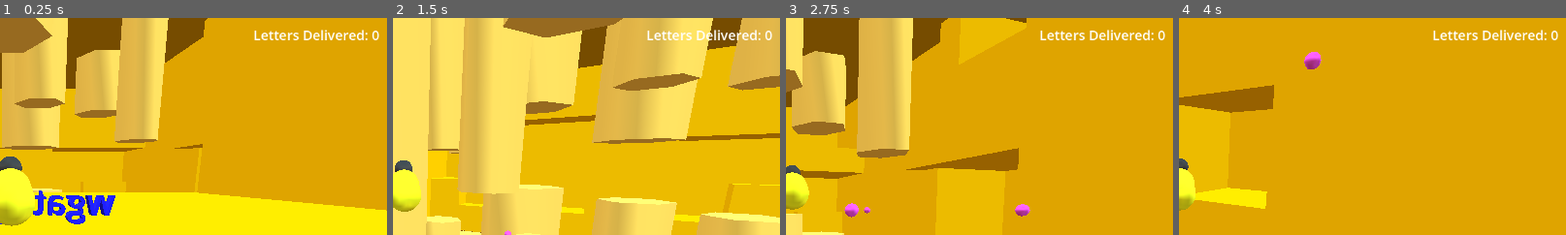
Above: before the commit, frames 1-4 (left to right).
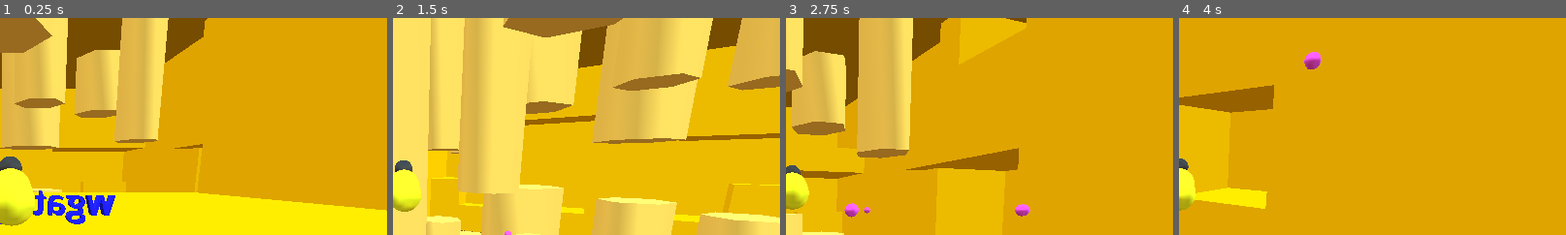
Above: after the commit, the same moments.

Repository: GunterJr/game-jam-feb
Game: Godot game, scene res://scenes/areas/main-zone.tscn
The game is run twice, just before and just after one commit, with the same random seed, the same clock (stepped at 60 frames per second) and the same inputs.
Inputs (mouse positions are % of the whole screen's width and height, from its top left):
- Up to frame 1 (0.25 s): no input
- Up to frame 2 (1.5 s): tap Enter (ui_accept) at 0.5 s; move the mouse to (55, 50) at 0.52 s; hold W (forward) from 0.53 s (still down); tap Shift (dash) at 0.6, 1.35 s; click (55, 50) at 0.67 s; tap Space (jump) at 0.77 s; move the mouse to (45, 50) at 1.27 s
- Up to frame 3 (2.75 s): keep holding W (forward); tap Space (jump) at 1.52 s; move the mouse to (52, 48) at 2.02 s; tap Shift (dash) at 2.1 s
- Up to frame 4 (4 s): keep holding W (forward); move the mouse to (49, 52) at 2.77 s; tap Shift (dash) at 2.85, 3.6 s; click (49, 52) at 2.92 s; tap Space (jump) at 3.02, 3.77 s; move the mouse to (57, 51) at 3.52 s
The pictures show only the part of the screen within x 50-100%, y 0-50%; the shares and areas given below are measured in that part.

The runs differ from the first frame. In frame 1, 0.8% of the frame differs, in the area x 65-98%, y 5-11%; in frame 2, 0.7%; in frame 3, 0.8%; in frame 4, 0.8%.

Commit message:
Add multiletter deliveries
Letters are now objects of the Letter class. This is to get ready for
viewing and dynamically scoring letters.

Diff:
--- a/scenes/misc/gui.tscn
+++ b/scenes/misc/gui.tscn
@@ -75,6 +75,11 @@
 theme_override_constants/margin_top = 10
 theme_override_constants/margin_right = 15
 
-[node name="ScoreLabel" type="Label" parent="MarginContainer2" unique_id=1103084873]
+[node name="VBoxContainer" type="VBoxContainer" parent="MarginContainer2" unique_id=899749998]
 layout_mode = 2
-text = "Letters Delivered: 0"
+
+[node name="LettersLabel" type="Label" parent="MarginContainer2/VBoxContainer" unique_id=1103084873]
+layout_mode = 2
+
+[node name="ScoreLabel" type="Label" parent="MarginContainer2/VBoxContainer" unique_id=453951124]
+layout_mode = 2
--- a/scripts/game_manager.gd
+++ b/scripts/game_manager.gd
@@ -2,11 +2,13 @@
 
 # TODO: this will handle logic for spawn points, timers, anything game related
 
-## Time remaining to deliver the current letter. Rate of change increases as the
-## game progresses.
+## Time remaining to deliver the current letter in seconds.
+## Rate of change increases as the game progresses.
 var patience : float = 30
-var timing : bool = false
 var score : int = 0
+## Letters that Benson currently has in his inventory to be delivered.
+var held_letters : Array[Letter]
+## Decides whether the game loop is active or not. Calls new_route() on mutate.
 @export var gaming : bool = false:
 	set(val):
 		gaming = val
@@ -36,7 +38,10 @@
 ## there are no spawnpoints in the arrays!
 func new_route():
 	if not gaming: return
-	timing = true
+	if queen_spawns.size() == 0:
+		print("Fatal: There are no available queen spawns. Cancelling gameloop.")
+		gaming = false
+		return
 	print("generating new route")
 	for spawn in queen_spawns:
 		spawn.occupied = false
@@ -72,7 +77,7 @@
 		print("made suitor at ", new.position)
 
 func _process(delta: float) -> void:
-	if not timing or not gaming: return
+	if not gaming: return
 	patience -= delta
 	if patience <= 0:
 		patience = 0
--- a/scripts/gui.gd
+++ b/scripts/gui.gd
@@ -5,15 +5,18 @@
 @onready var flight_bar: ProgressBar = $MarginContainer/VBoxContainer/FlightBar
 @onready var patience_left: Label = $MarginContainer/VBoxContainer/PatienceLeft
 @onready var game_over: Label = $CenterContainer/GameOver
-@onready var score_label: Label = $MarginContainer2/ScoreLabel
+@onready var letters_label: Label = $MarginContainer2/VBoxContainer/LettersLabel
+@onready var score_label: Label = $MarginContainer2/VBoxContainer/ScoreLabel
 
-## Really, this should not be stored in a GUI singleton, it probably should be
-## some other autoload for game state. Oh well.
-var has_letter : bool = false:
+var letters_delivered : int = 0;
+var num_letters : int = 0:
 	set(input):
-		has_letter = input
-		score_label.text = "Letters Delivered: " + str(GameManager.score)
+		num_letters = input
+		letters_label.text = "Letters Delivered: " + str(letters_delivered)
 		letter_label(input)
+
+func update_score(new: int):
+	score_label.text = "Score: " + str(new)
 
 func update_patience(new: float):
 	new = roundf(new)
@@ -26,12 +29,12 @@
 	flight_remaining.text = out
 	flight_bar.value = new
 
-func letter_label(letter : bool) -> void:
+func letter_label(letter : int) -> void:
 	if letter:
-		letter_status.text = "Holding Letter!"
+		letter_status.text = "Holding Letter x" + str(letter)
 		letter_status.add_theme_color_override("font_color", Color(0.0, 0.808, 0.0, 1.0))
 	else:
-		letter_status.text = "No Letter"
+		letter_status.text = "No Letters!"
 		letter_status.add_theme_color_override("font_color", Color(1.0, 0.0, 0.0, 1.0))
 
 func flash_game_over():
--- a/scripts/honey_ball.gd
+++ b/scripts/honey_ball.gd
@@ -3,7 +3,7 @@
 enum Type {FLOATER, REGROWER}
 @export var honey_type : Type
 
-func _physics_process(delta: float) -> void:
+func _physics_process(_delta: float) -> void:
 	if honey_type == Type.FLOATER:
 		position.y += .05
 
--- /dev/null
+++ b/scripts/letter.gd
@@ -0,0 +1,16 @@
+class_name Letter
+extends Node
+
+## Contents of the letter, as a string.
+var contents : String = ""
+## Decides whether a Queen will like the letter or not. 0-5.
+var quality : int = 0
+
+## Set contents of letter based on quality.
+func gen_contents() -> void:
+	match quality:
+		0:
+			contents = "My queen,\nI cannot contain my excitement anymore!\n
+						I love the way you snore in your sleep; I adore your\n
+						stubby, puny wings! Please marry me right away!"
+		_: 	contents = "My queen,\nHow did we get here?"
--- a/scripts/queen_bee.gd
+++ b/scripts/queen_bee.gd
@@ -28,16 +28,19 @@
 	await get_tree().create_timer(5).timeout
 	voice.text = ""
 
-func on_player_enter(body: Node3D) -> void:
-	if !GUI.has_letter:
-		speak("Shouldn't you bee doing something?")
+func on_player_enter(_body: Node3D) -> void:
+	if GameManager.held_letters.is_empty():
+		speak("Shouldn't you ~bee~ doing something?")
 		return
 	print("Letter sent!")
+	# This should probably call something like cash_out() on GameManager
 	GameManager.score += 1
+	GUI.letters_delivered += GameManager.held_letters.size()
+	GUI.num_letters = 0
+	GameManager.held_letters.clear() # memory leak?
 	var phrase : String = comments[randi_range(0, comments.size() - 1)]
 	# TODO: scrolling text
 	speak(phrase)
-	GUI.has_letter = false
 	GameManager.patience += patience_gained
 	await get_tree().create_timer(2).timeout
 	GameManager.new_route()
--- a/scripts/suitor_bee.gd
+++ b/scripts/suitor_bee.gd
@@ -26,13 +26,16 @@
 	await get_tree().create_timer(5).timeout
 	voice.text = ""
 
-func on_player_enter(body: Node3D) -> void:
-	if GUI.has_letter:
-		speak("You look like you have a letter already!")
-		return
+func on_player_enter(_body: Node3D) -> void:
 	print("Letter get!")
+	# The following four lines handle making a new letter,
+	# these could probably happen in the Letter class as well
+	var new_letter : Letter = Letter.new()
+	new_letter.quality = randi_range(0, 5)
+	new_letter.gen_contents()
+	GameManager.held_letters.append(new_letter)
+	GUI.num_letters += 1
 	var phrase : String = comments[randi_range(0, comments.size() - 1)]
-	speak(phrase)
 	# TODO: scrolling text
 	$CollectTrigger/CollisionShape3D.set_deferred("disabled", true)
-	GUI.has_letter = true
+	speak(phrase)
Not shown, changed: export_presets.cfg
Not shown, added: scripts/letter.gd.uid
Not shown, changed: .gitignore
